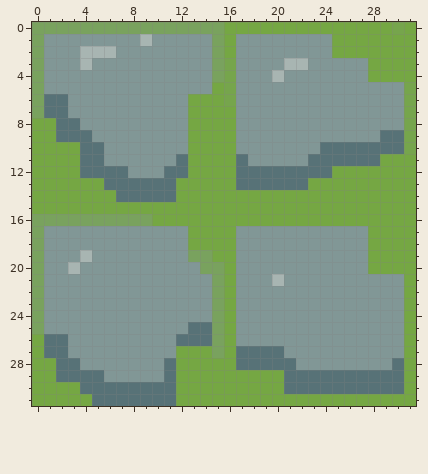
Pixel-art sprite -- bin/graphic_assets/tiles/stone_path2.png. The picture above is the old version.
The file is 32x32 pixels. Colours within 5 levels of each other are drawn and written as one.
New version:
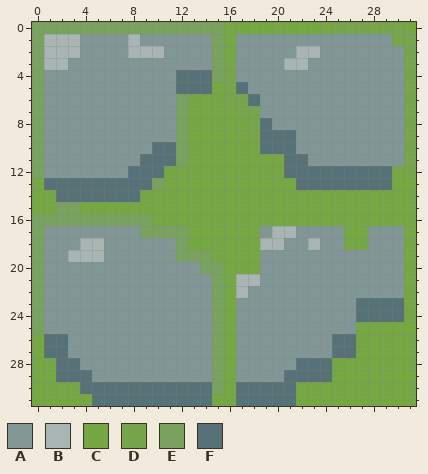
Palette (. is transparent): A #819796  B #a8b5b2  C #75a743  D #76a54c  E #79a25e  F #577277
What changed:
y 0: x 25..29 CCCCC -> DDDDD
y 1: x 1..3 AAA -> BBB; x 8..9 AB -> BA; x 25..31 CCCCCCC -> AAAAADD
y 2: x 1..6 AAABBB -> BBBAAA; x 8..10 AAA -> BBB; x 22..23 AA -> BB; x 25..31 CCCCCCC -> AAAAAAD
y 3: x 1..2 AA -> BB; x 4 B -> A; x 28..31 CCCC -> AAAD
y 4: x 12..14 AAA -> FFF; x 20 B -> A; x 28..31 CCCC -> AAAD
y 5: x 12..14 AAA -> FFF; x 17 A -> F
y 6: x 1..2 FF -> AA; x 12 A -> E; x 17..18 AA -> DF
y 7: x 1..2 FF -> AA; x 12 A -> E; x 17..18 AA -> DD
y 8: x 0..3 CCFF -> EAAA; x 12 A -> E; x 17..19 AAA -> CDF
y 9: x 0..4 CCFFF -> EAAAA; x 12 A -> E; x 17..21 AAAAA -> CDFFF; x 29..30 FF -> AA
y 10: x 0..5 CCCCFF -> EAAAAA; x 10..12 AAA -> FFE; x 17..21 AAAAA -> CCFFF; x 24..30 FFFFFFF -> AAAAAAA
y 11: x 0..5 CCCCFF -> EAAAAA; x 9..12 AAAF -> FFFE; x 17..31 FAAAAAFFFFFFCCC -> CCCCFFAAAAAAAAD
y 12: x 0..12 CCCCFFFFAAAFF -> EAAAAAAAFFFCC; x 17..20 FFFF -> CCCC; x 25..29 CCCCC -> FFFFF
y 13: x 1..5 CCCCC -> FFFFF; x 10..11 FF -> EC; x 17..21 FFFFF -> CCCCC; x 23..29 CCCCCCC -> FFFFFFF
y 14: x 2..6 CCCCC -> FFFFF; x 9..11 FFF -> CCC
y 15: x 2..3 CC -> EE
y 17: x 9..12 AAAA -> EEEE; x 17..18 AA -> CC; x 20..21 AA -> BB; x 26..30 AACCC -> CCAAA
y 18: x 4..5 AA -> BB; x 12 A -> E; x 17..20 AAAA -> CCBB; x 23 A -> B; x 26..30 AACCC -> CCAAA
y 19: x 3 A -> B; x 5 A -> B; x 12 A -> E; x 17..18 AA -> CC; x 28..30 CCC -> AAA
y 20: x 3 B -> A; x 17..18 AA -> CC; x 28..30 CCC -> AAA
y 21: x 17..18 AA -> BB; x 20 B -> A
y 22: x 17 A -> B
y 23..24: x 27..30 AAAA -> FFFF
y 25: x 13..14 FF -> AA; x 27..30 AAAA -> CCCC
y 26: x 12..14 FFF -> AAA; x 25..30 AAAAAA -> FFCCCC
y 27: x 12..14 CCC -> AAA; x 17..20 FFFF -> AAAA; x 25..30 AAAAAA -> FFCCCC
y 28: x 11..15 FCCCC -> AAAAE; x 17..30 FFFFFAAAAAAAAF -> AAAAAFFFCCCCCC
y 29: x 5 F -> A; x 11..15 FCCCC -> AAAAE; x 17..20 CCCC -> AAAA; x 25..30 FFFFFF -> CCCCCC
y 30: x 12..15 CCCC -> FFFE; x 17..20 CCCC -> FFFF; x 22..30 FFFFFFFFF -> CCCCCCCCC
y 31: x 12..14 CCC -> FFF; x 17..21 CCCCC -> FFFFF
Changed places in both pictures, as pixel boxes (x1, y1, x2, y2):
changed: (32, 22, 416, 406)
